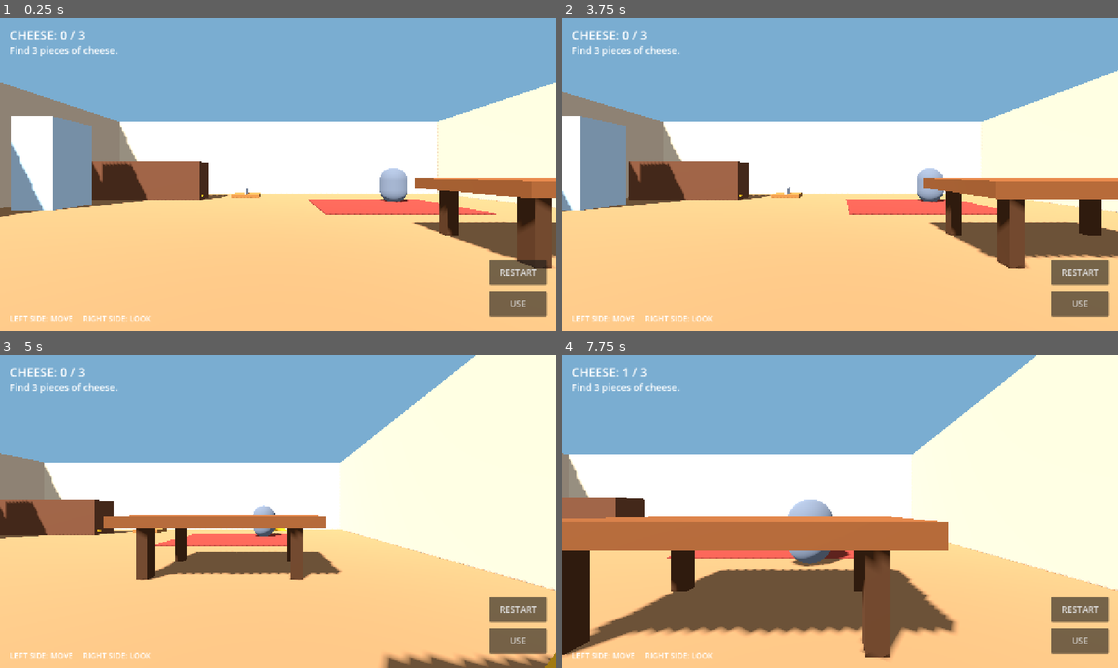
Above: before the commit, frames 1-4 (two rows, left to right).
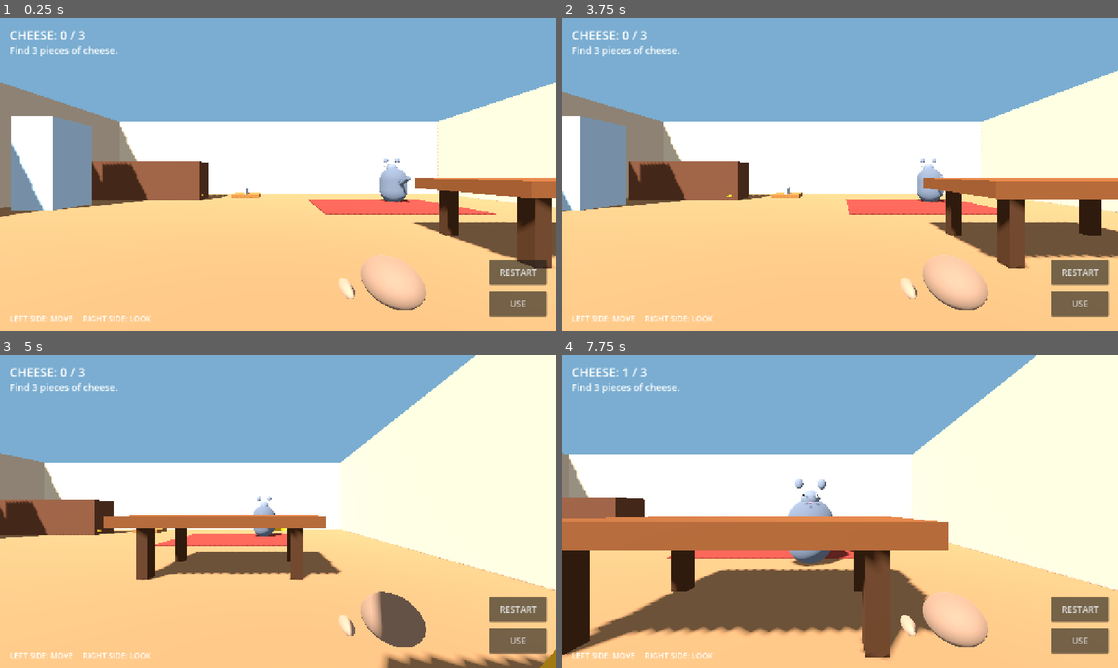
Above: after the commit, the same moments.

Repository: kourosh139672-ui/Pix
Game: Godot game, scene res://Scenes/Main.tscn
Same seed, same stepped clock (60 frames per second), same inputs: the game is played once before the commit and once after it.
Inputs (mouse positions are in pixels of both pictures, inside the frame that each line leads up to):
- Up to frame 1 (0.25 s): no input
- Up to frame 2 (3.75 s): click "USE" at 0.5 s; click "RESTART" at 1.25 s; click "RESTART" at 2 s; click "RESTART" at 2.75 s; tap Enter at 3.5 s; move the mouse to (962, 158) at 3.52 s; hold D from 3.53 s (still down); click (962, 158) at 3.67 s
- Up to frame 3 (5 s): release D at 4.25 s; drag from (166, 527) to (250, 574) at 4.27 s
- Up to frame 4 (7.75 s): move the mouse to (895, 442) at 5.02 s; hold D 5.03-5.75 s; drag from (812, 574) to (673, 464) at 5.77 s; move the mouse to (1006, 558) at 6.52 s; hold A 6.53-7.25 s; drag from (673, 464) to (756, 433) at 7.27 s

The runs differ from the first frame. In frame 1, 1.5% of the frame differs, in the area x 36-77%, y 44-94%; in frame 2, 1.5%; in frame 3, 1.6%; in frame 4, 1.7%, in the area x 41-77%, y 39-94%.

Commit message:
Improve Tom cartoon model, Jerry hand and gameplay feedback

Diff:
--- a/TomJerryGodot/Scripts/game.gd
+++ b/TomJerryGodot/Scripts/game.gd
@@ -10,6 +10,7 @@
 var cheese_count := 0
 var trap_baited := false
 var level_complete := false
+var game_over := false
 var move_touch_id := -1
 var look_touch_id := -1
 var move_origin := Vector2.ZERO
@@ -103,6 +104,7 @@
 	camera.position = Vector3(0, 0.48, 0)
 	camera.current = true
 	player.add_child(camera)
+	_build_jerry_hand()
 	add_child(player)
 
 func _build_tom() -> void:
@@ -118,6 +120,7 @@
 	gray.albedo_color = Color(0.42, 0.45, 0.5)
 	body_mesh.material_override = gray
 	tom.add_child(body_mesh)
+	_decorate_tom(tom)
 	var collision := CollisionShape3D.new()
 	var body_shape := CapsuleShape3D.new()
 	body_shape.radius = 0.42
@@ -126,6 +129,53 @@
 	tom.add_child(collision)
 	add_child(tom)
 
+
+func _decorate_tom(root: Node3D) -> void:
+	_add_sphere(root, Vector3(0, 0.68, -0.12), Vector3(0.38, 0.34, 0.34), Color(0.5, 0.53, 0.58))
+	_add_sphere(root, Vector3(-0.23, 0.98, -0.12), Vector3(0.16, 0.22, 0.12), Color(0.5, 0.53, 0.58))
+	_add_sphere(root, Vector3(0.23, 0.98, -0.12), Vector3(0.16, 0.22, 0.12), Color(0.5, 0.53, 0.58))
+	_add_sphere(root, Vector3(-0.13, 0.72, -0.42), Vector3(0.07, 0.09, 0.045), Color(0.95, 0.96, 0.88))
+	_add_sphere(root, Vector3(0.13, 0.72, -0.42), Vector3(0.07, 0.09, 0.045), Color(0.95, 0.96, 0.88))
+	_add_sphere(root, Vector3(-0.13, 0.72, -0.46), Vector3(0.035, 0.055, 0.025), Color(0.08, 0.08, 0.1))
+	_add_sphere(root, Vector3(0.13, 0.72, -0.46), Vector3(0.035, 0.055, 0.025), Color(0.08, 0.08, 0.1))
+	_add_sphere(root, Vector3(0, 0.58, -0.46), Vector3(0.07, 0.045, 0.035), Color(0.88, 0.55, 0.62))
+	var tail := MeshInstance3D.new()
+	var tail_mesh := CapsuleMesh.new()
+	tail_mesh.radius = 0.075
+	tail_mesh.height = 0.9
+	tail.mesh = tail_mesh
+	tail.position = Vector3(0, 0.12, 0.58)
+	tail.rotation_degrees = Vector3(65, 0, 0)
+	tail.material_override = root.get_child(0).material_override
+	root.add_child(tail)
+
+func _add_sphere(parent: Node3D, pos: Vector3, scale_value: Vector3, tint: Color) -> void:
+	var item := MeshInstance3D.new()
+	var sphere := SphereMesh.new()
+	sphere.radius = 0.5
+	sphere.height = 1.0
+	item.mesh = sphere
+	item.position = pos
+	item.scale = scale_value
+	var material := StandardMaterial3D.new()
+	material.albedo_color = tint
+	material.roughness = 0.8
+	item.material_override = material
+	parent.add_child(item)
+
+func _build_jerry_hand() -> void:
+	var hand := Node3D.new()
+	hand.name = "JerryHandView"
+	hand.position = Vector3(0.34, -0.32, -0.62)
+	camera.add_child(hand)
+	_add_sphere(hand, Vector3.ZERO, Vector3(0.16, 0.13, 0.2), Color(0.62, 0.48, 0.38))
+	for i in range(3):
+		_add_sphere(hand, Vector3(-0.1 + i * 0.1, -0.08, -0.1), Vector3(0.045, 0.045, 0.11), Color(0.72, 0.56, 0.45))
+
+func _process(delta: float) -> void:
+	for item in get_tree().get_nodes_in_group("spinning_cheese"):
+		item.rotate_y(delta * 1.4)
+
 func _build_collectibles() -> void:
 	_add_cheese(Vector3(-3.5, 0.35, -4.2))
 	_add_cheese(Vector3(5.2, 0.35, -4.8))
@@ -135,6 +185,7 @@
 	var area := Area3D.new()
 	area.position = pos
 	area.name = "Cheese"
+	area.add_to_group("spinning_cheese")
 	var mesh_instance := MeshInstance3D.new()
 	var mesh := PrismMesh.new()
 	mesh.size = Vector3(0.62, 0.42, 0.18)
@@ -227,6 +278,8 @@
 	if mission_label:
 		if level_complete:
 			mission_label.text = "LEVEL COMPLETE! Jerry outsmarted Tom!"
+		elif game_over:
+			mission_label.text = "TOM CAUGHT JERRY! Tap RESTART."
 		elif cheese_count < 3:
 			mission_label.text = "Find 3 pieces of cheese."
 		elif not trap_baited:
@@ -235,7 +288,7 @@
 			mission_label.text = "Trap baited! Lead Tom to the trap."
 
 func _on_use_pressed() -> void:
-	if level_complete:
+	if level_complete or game_over:
 		return
 	if cheese_count >= 3 and not trap_baited and player.global_position.distance_to(Vector3(-1.5, 0, -5.2)) < 3.0:
 		trap_baited = true
@@ -269,7 +322,7 @@
 		pending_look += event.relative
 
 func _physics_process(delta: float) -> void:
-	if not is_instance_valid(player) or level_complete:
+	if not is_instance_valid(player) or level_complete or game_over:
 		return
 	var move_axis := Vector2.ZERO
 	if move_touch_id != -1:
@@ -292,6 +345,9 @@
 		player.velocity.y = -0.2
 	player.move_and_slide()
 	_update_tom(delta)
+	if not trap_baited and tom.global_position.distance_to(player.global_position) < 1.05:
+		game_over = true
+		_update_hud()
 
 func _update_tom(delta: float) -> void:
 	if not is_instance_valid(tom):
